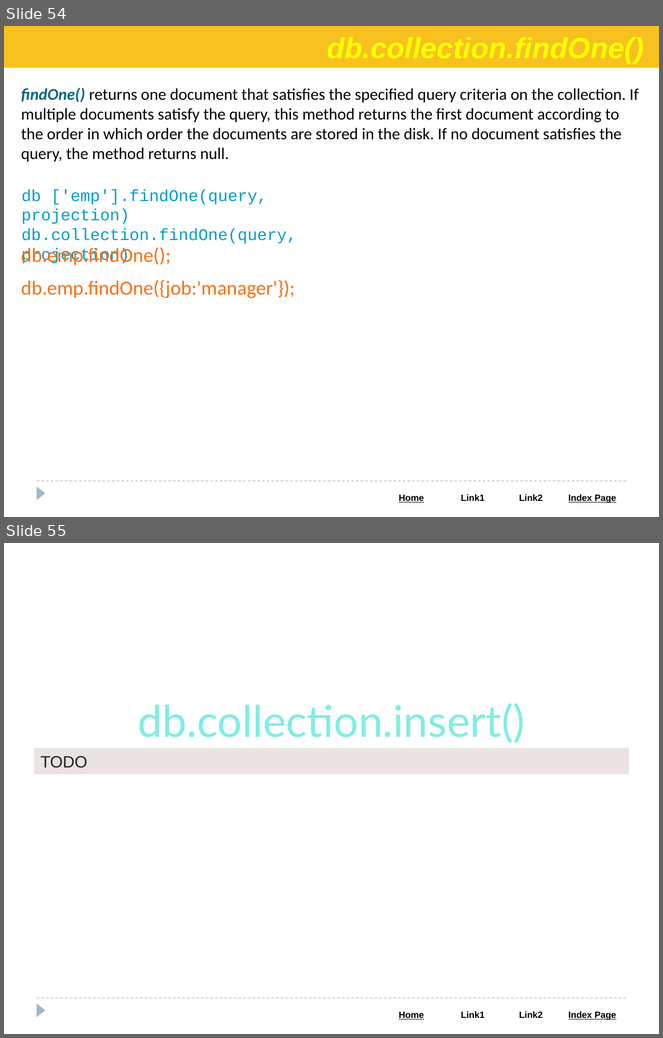
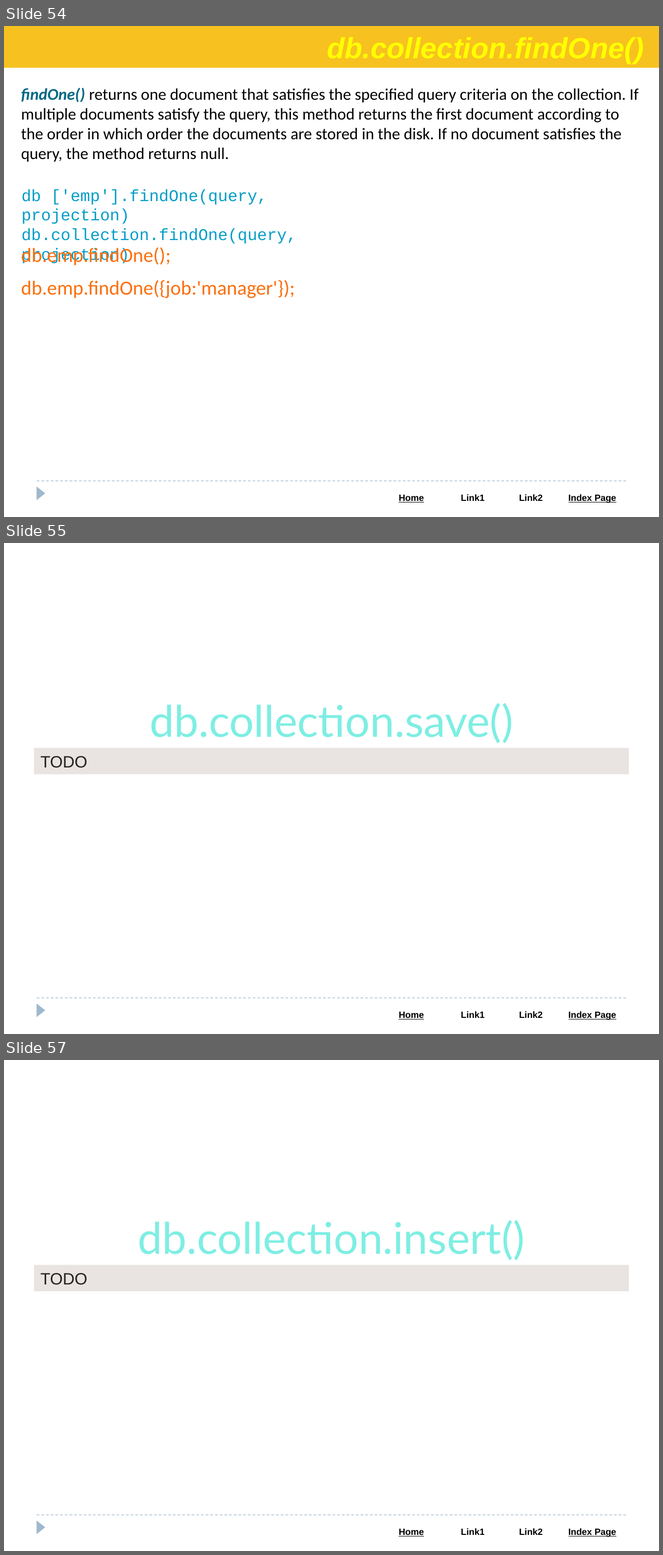
Before and after one commit to Saleel-Bagde/PPT-s, a slide deck: MongoDB PPT.pptx. Shown one above the other, each under a label of ours: slides 54 and 55 before the commit, slides 54, 55 and 57 after it; the slides between them are not shown. The pictures are 663x1038 and 663x1555 pixels, drawn with LibreOffice and Linux fonts; fonts in the diff are those of the drawing. Boxes give left, top, right and bottom in pixels: in the first picture for what was removed or moved away, otherwise in the second. Text is boxed around its words. In the diff, an @@ line names an element or a change of style, - is before the commit and + after.

```diff
--- a/MongoDB PPT.pptx
+++ b/MongoDB PPT.pptx
@@ slide 55 added at <box>4,543,659,1034</box>, background #FFFFFF; not listed: 3 template elements that a slide beside it also shows @@
@@ text added at <box>150,703,514,743</box>, 48 pt, text #7EEEE3 @@
+db.collection.save()
@@ rectangle added at <box>34,748,629,774</box>, fill #E9E3E1, 18 pt, text #222222 @@
+TODO
@@ what was slide 55 is now slide 57 @@
```
Also in this commit, not shown: 1 slide changed, 3 other slides added.
